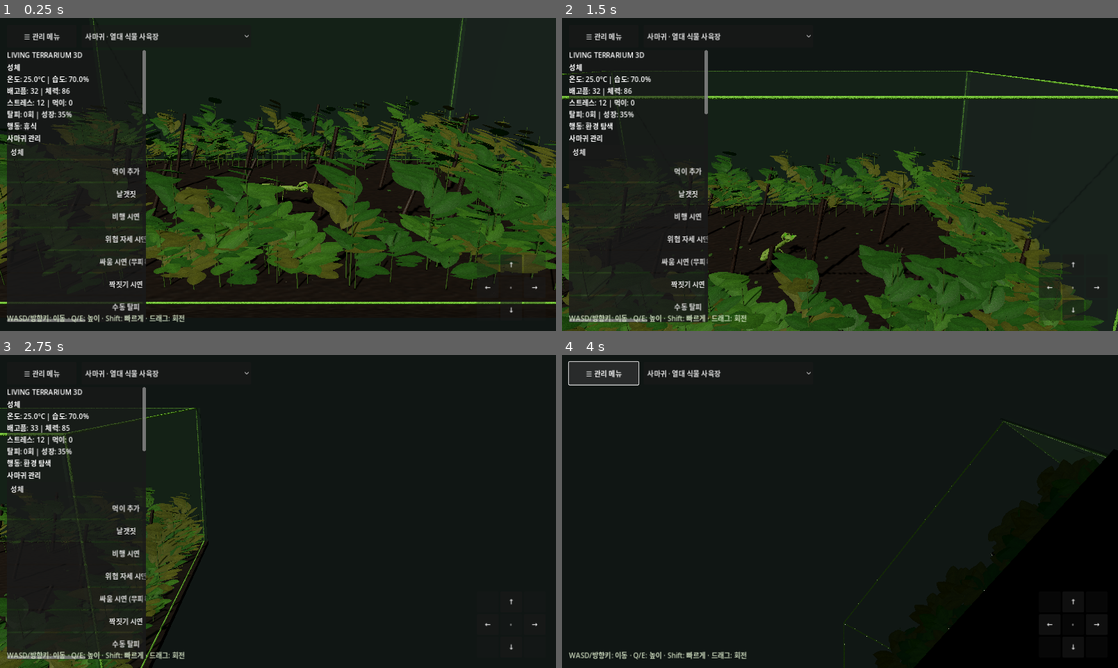
Above: before the commit, frames 1-4 (two rows, left to right).
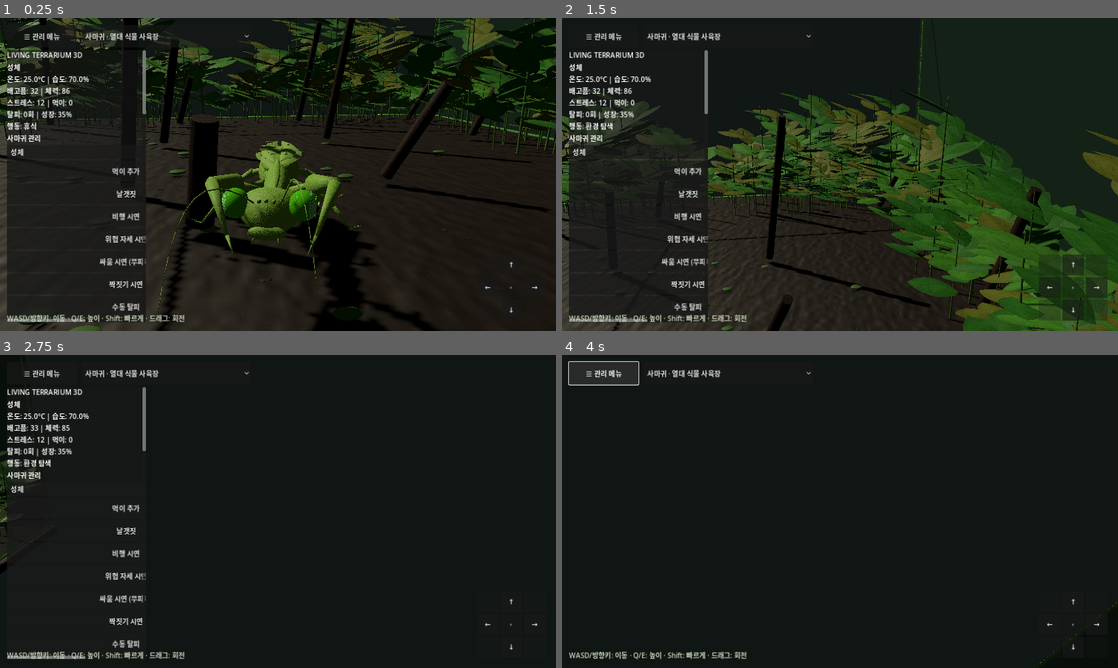
Above: after the commit, the same moments.

Repository: s5vrusg22-stack/LivingTerrarium
Game: Godot game, scene res://scenes/main.tscn
Same seed, same stepped clock (60 frames per second), same inputs: the game is played once before the commit and once after it.
Inputs (mouse positions are in pixels of both pictures, inside the frame that each line leads up to):
- Up to frame 1 (0.25 s): no input
- Up to frame 2 (1.5 s): tap Enter at 0.5 s; move the mouse to (962, 158) at 0.52 s; hold Right 0.53-1.25 s; hold Q 0.53-1.25 s; click (962, 158) at 0.67 s; drag from (728, 190) to (812, 237) at 1.27 s
- Up to frame 3 (2.75 s): move the mouse to (333, 442) at 2.02 s; hold Right from 2.03 s (still down); hold Shift from 2.03 s (still down)
- Up to frame 4 (4 s): release Right at 2.75 s; release Shift at 2.75 s; drag from (812, 574) to (673, 464) at 2.77 s; click "☰ 관리 메뉴" at 3.5 s

The runs differ from the first frame. In frame 1, 44% of the frame differs, in the area x 0-100%, y 0-100%; in frame 2, 33%; in frame 3, 4.1%; in frame 4, 0.1%.

Commit message:
Focus the approved v8.3 mantis at startup
Start on the canonical v8.3 mantis close view and guard the default camera framing.

Diff:
--- a/scripts/main.gd
+++ b/scripts/main.gd
@@ -294,7 +294,9 @@
     _sync_prey()
     _cache_mantis_environment_roots()
     _set_species_mode(0, false)
-    _set_camera_preset(false)
+    # Start on the approved v8.3 mantis so its model details are visible.
+    # The habitat overview remains available from the management menu.
+    _set_camera_preset(true)
     _refresh()
 
 func _initialize_rigged_visual() -> void:
--- a/tests/check_mantis_model_default.gd
+++ b/tests/check_mantis_model_default.gd
@@ -19,6 +19,12 @@
     var model := app.get("latest_mantis_visual") as Node3D
     if model == null or not model.visible:
         _fail("The latest mantis GLB is missing or hidden")
+        return
+    if app.get("follow_animal") != true or app.get("habitat_framing") != false:
+        _fail("Startup camera does not focus on the approved mantis")
+        return
+    if not is_equal_approx(float(app.get("orbit_distance")), 2.80):
+        _fail("Startup camera is too far away to inspect the mantis model")
         return
     var left_wing := model.find_child("WingVeinDetail_Fine_L", true, false) as MeshInstance3D
     var right_wing := model.find_child("WingVeinDetail_Fine_R", true, false) as MeshInstance3D
